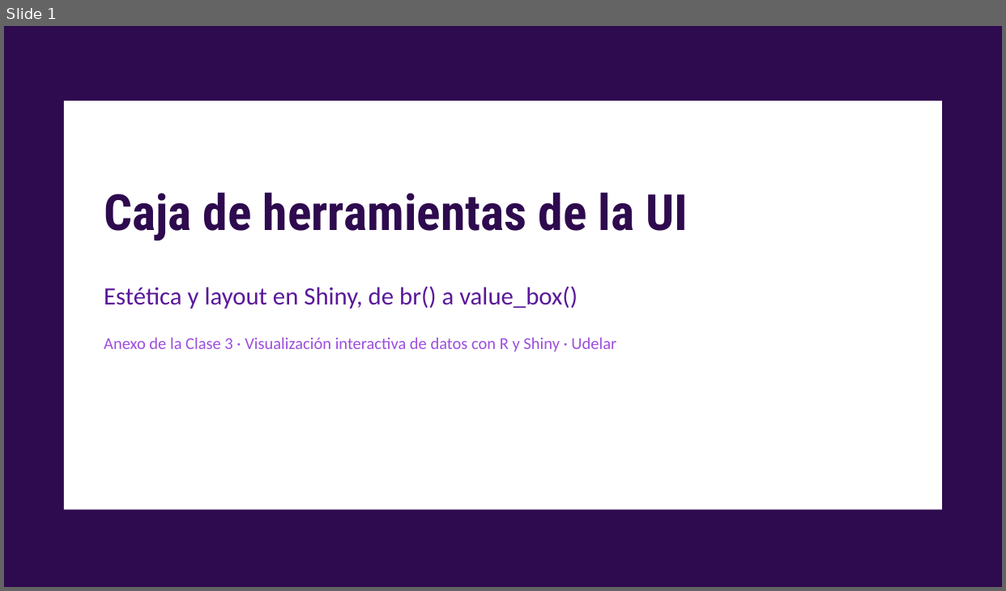
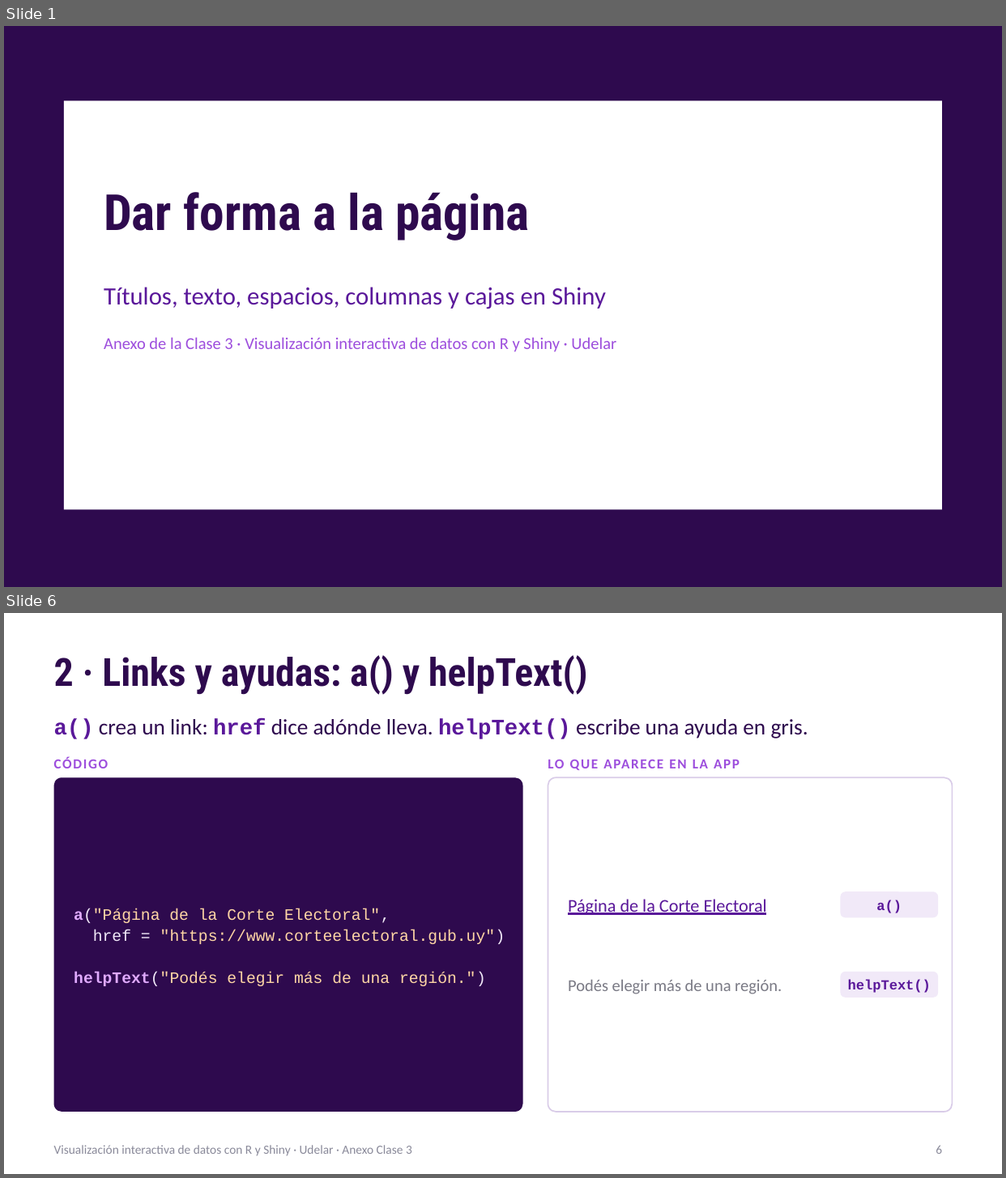
Before and after one commit to nahura99/visualizacion_datos_shiny, a slide deck: clase3/clase3_anexo_ui.pptx. Shown one above the other, each under a label of ours: slide 1 before the commit, slides 1 and 6 after it; the slides between them are not shown. The pictures are 1006x591 and 1006x1178 pixels, drawn with LibreOffice and Linux fonts; fonts in the diff are those of the drawing. Boxes give left, top, right and bottom in pixels: in the first picture for what was removed or moved away, otherwise in the second. Text is boxed around its words. In the diff, an @@ line names an element or a change of style, - is before the commit and + after.

```diff
--- a/clase3/clase3_anexo_ui.pptx
+++ b/clase3/clase3_anexo_ui.pptx
@@ slide 6 added at (4,613,1002,1174), background #FFFFFF @@
@@ title added at (54,655,587,695), 28 pt, text #2E0A4E, bold @@
+2 · Links y ayudas: a() y helpText()
@@ text added at (54,718,808,739), 16 pt, text #2E0A4E @@
+a() crea un link: href dice adónde lleva. helpText() escribe una ayuda en gris.
@@ text added at (54,758,108,769), 10 pt, text #9D4EDD, bold @@
+CÓDIGO
@@ rounded rectangle added at (54,777,523,1112), fill #2E0A4E @@
@@ text added at (548,760,739,770), 10 pt, text #9D4EDD, bold @@
+LO QUE APARECE EN LA APP
@@ rounded rectangle added at (548,777,952,1112), fill #FFFFFF, outline #D9CCE8 1 pt @@
@@ text added at (568,899,767,915), 13 pt, text #5A189A, underline @@
+Página de la Corte Electoral
@@ rounded rectangle added at (840,892,938,918), fill #F1E9F8 @@
@@ text added at (876,900,901,914), 10 pt, text #5A189A, bold @@
+a()
@@ text added at (74,909,505,986), 11.5 pt, text #FFD6A5 @@
+a("Página de la Corte Electoral",
+href = "https://www.corteelectoral.gub.uy")
+helpText("Podés elegir más de una región.")
@@ rounded rectangle added at (840,973,938,999), fill #F1E9F8 @@
@@ text added at (568,980,782,995), 12 pt, text #7A7A85 @@
+Podés elegir más de una región.
@@ text added at (848,979,931,993), 10 pt, text #5A189A, bold @@
+helpText()
@@ text added at (54,1145,412,1157), 9 pt, text #8A8A9A @@
+Visualización interactiva de datos con R y Shiny · Udelar · Anexo Clase 3
@@ page number added at (936,1145,942,1154), 9 pt, text #8A8A9A @@
+6
@@ slide 1 changed as well @@
@@ title at (104,192,529,241): text changed @@
-Caja de herramientas de la UI
+Dar forma a la página
@@ text at (104,287,606,310): text changed @@
-Estética y layout en Shiny, de br() a value_box()
+Títulos, texto, espacios, columnas y cajas en Shiny
```
Also in this commit, not shown: 8 other slides added, 10 slides removed.
